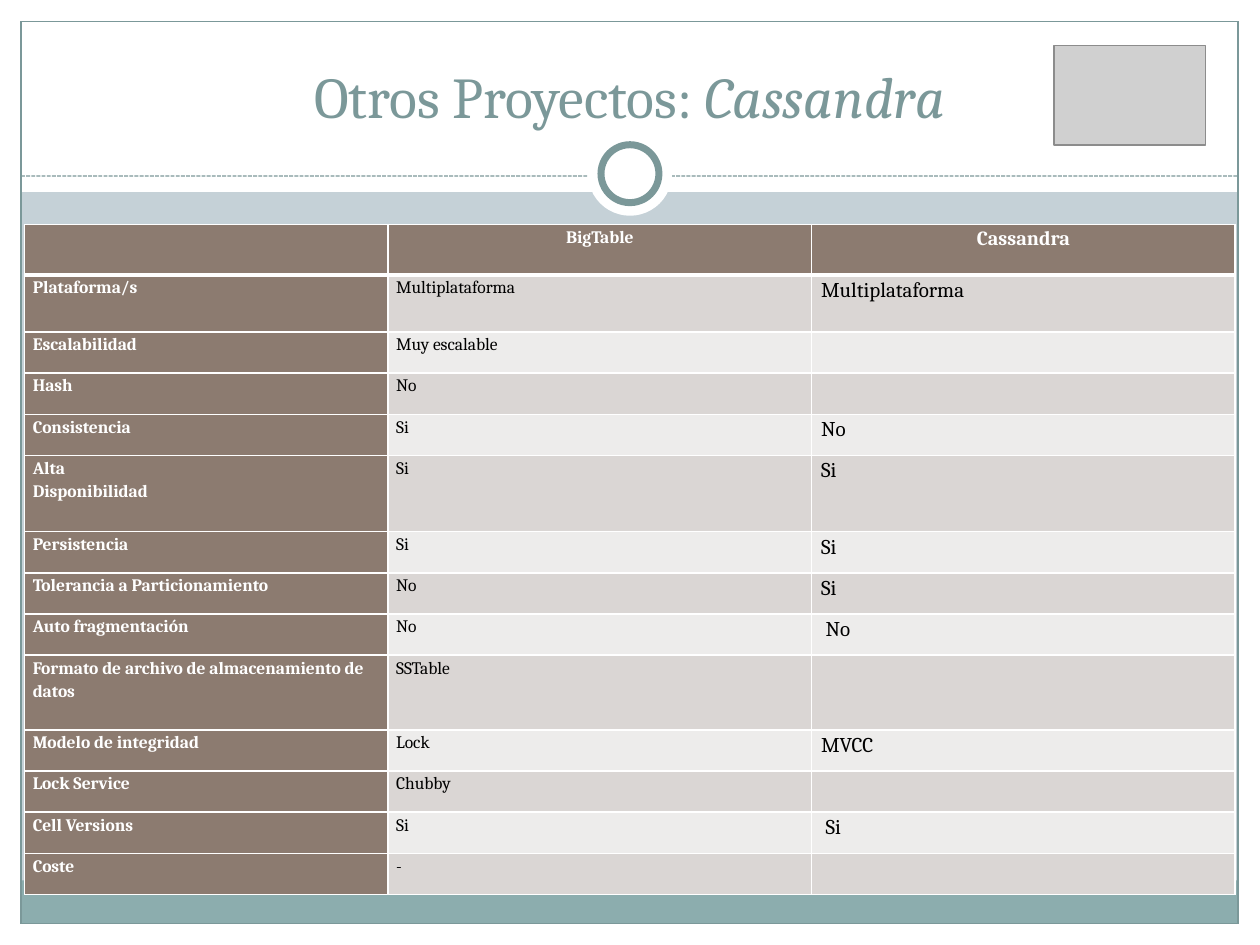
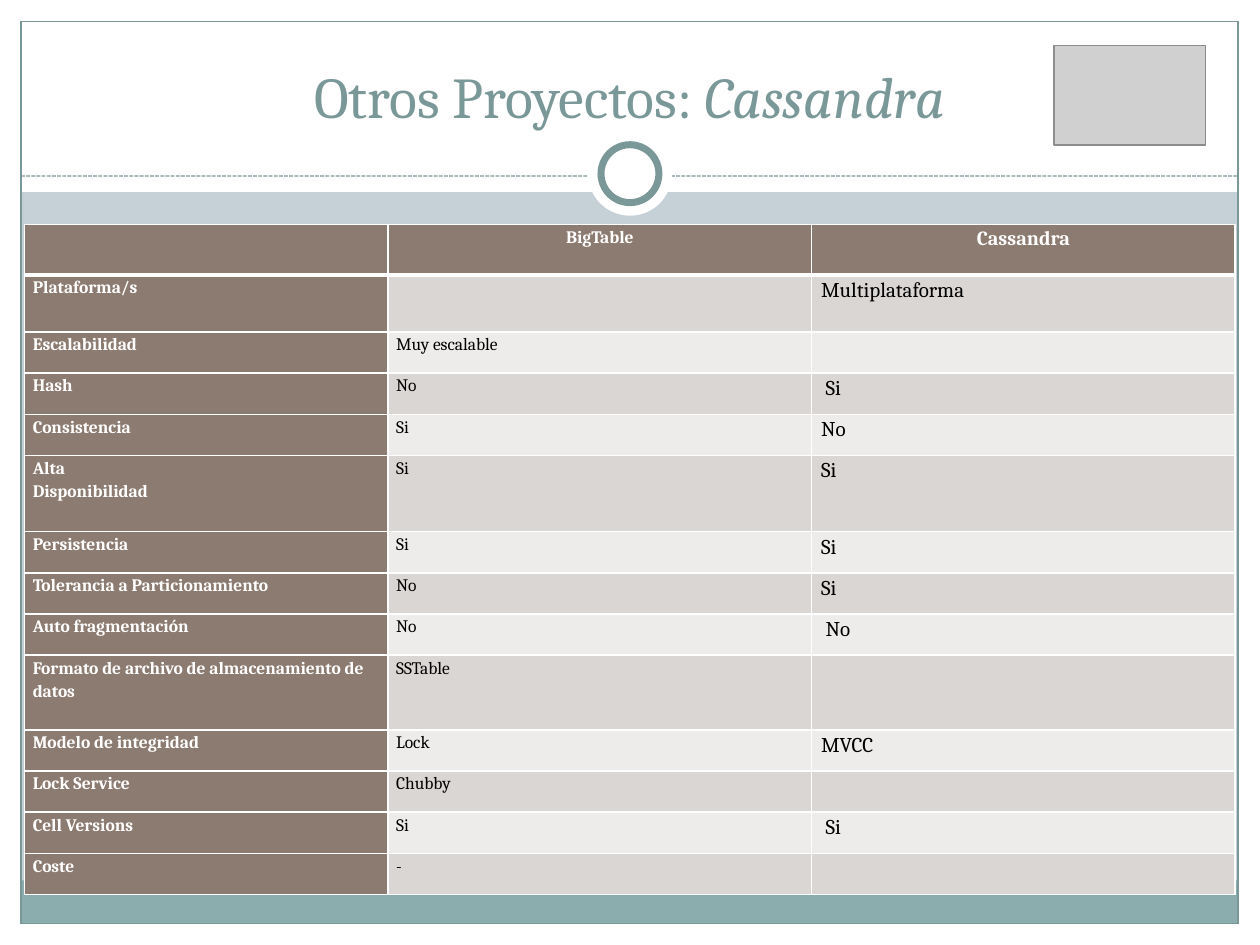
Before and after one commit to Transistores-de-silicio/Trabajo-MABD, a slide deck: slide 31 of BigTable.pptx. Drawn at 1260x945 pixels with LibreOffice and Linux fonts; fonts in the diff are those of the drawing; grey boxes stand for pictures. Boxes give left, top, right and bottom in pixels: in the first picture for what was removed or moved away, otherwise in the second. Text is boxed around its words. In the diff, an @@ line names an element or a change of style, - is before the commit and + after.

Commit message:
FIN

```diff
--- a/BigTable.pptx
+++ b/BigTable.pptx
@@ table at (25, 224, 1235, 895) @@
-row 2, column 2: Multiplataforma
+row 2, column 2: 
-row 4, column 3: 
+row 4, column 3: Si
```
Also in this commit, not shown: 4 other slides changed.
